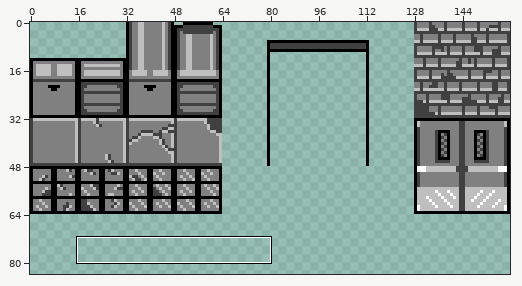
File history of a pixel-art file, Aseprite-Art/Warehouse-TileSet.aseprite. The first picture is a wide view before the edit; the outline marks the close-up.
Close-up. Before the commit:
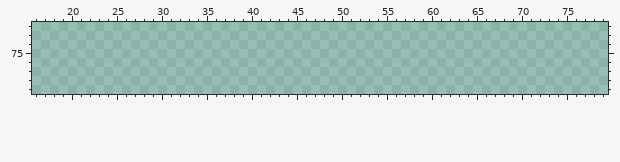
160x160 pixels, 1 frame. Shown: x 16..79, y 72..79. The wide view leaves out empty margins.
Palette (. is transparent): 
The same view after the edit:
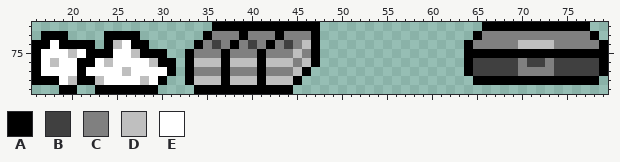
Colours new in this view: A #000000  B #404040  C #808080  D #bfbfbf  E #ffffff
What changed:
y 72: x 36..47 ............ -> AAAAAAAAAAAA; x 66..77 ............ -> AAAAAAAAAAAA
y 73: x 17..19 ... -> AAA; x 24..27 .... -> AAAA; x 35..47 ............. -> ACCCACCCACCCA; x 65..78 .............. -> ACCCCCCCCCCCCA
y 74: x 16..22 ....... -> AAEAAAA; x 24..28 ..... -> ADEAA; x 34..47 .............. -> ACBCACBCACBCDA; x 64..79 ................ -> ACCCCCDDDDCCCCCA
y 75: x 16..30 ............... -> AEEEDEAAAEEDAAA; x 33..47 ............... -> ACCCACCCACCCDCA; x 64..79 ................ -> AAAAAAAAAAAAAAAA
y 76: x 16..31 ................ -> AEDEEAAEDEEEEDAA; x 33..47 ............... -> ADDDADDDADDDCDA; x 64..79 ................ -> ABBBBBCBBCBBBBBA
y 77: x 16..31 ................ -> AEEEEAEEEEDEEEEA; x 33..46 .............. -> ACCCACCCACCCDA; x 64..79 ................ -> ABBBBBCCCCBBBBBA
y 78: x 16..30 ............... -> AAAEDAADEEEEDEA; x 33..45 ............. -> ADDDADDDADDDA; x 65..78 .............. -> AAAAAAAAAAAAAA
y 79: x 19..20 .. -> AA; x 23..29 ....... -> AAAAAAA; x 34..44 ........... -> AAAAAAAAAAA
Where, in picture pixels (left, top, right, bottom), the same in both close-ups:
added: (32, 22, 320, 94)
added: (464, 22, 608, 85)
